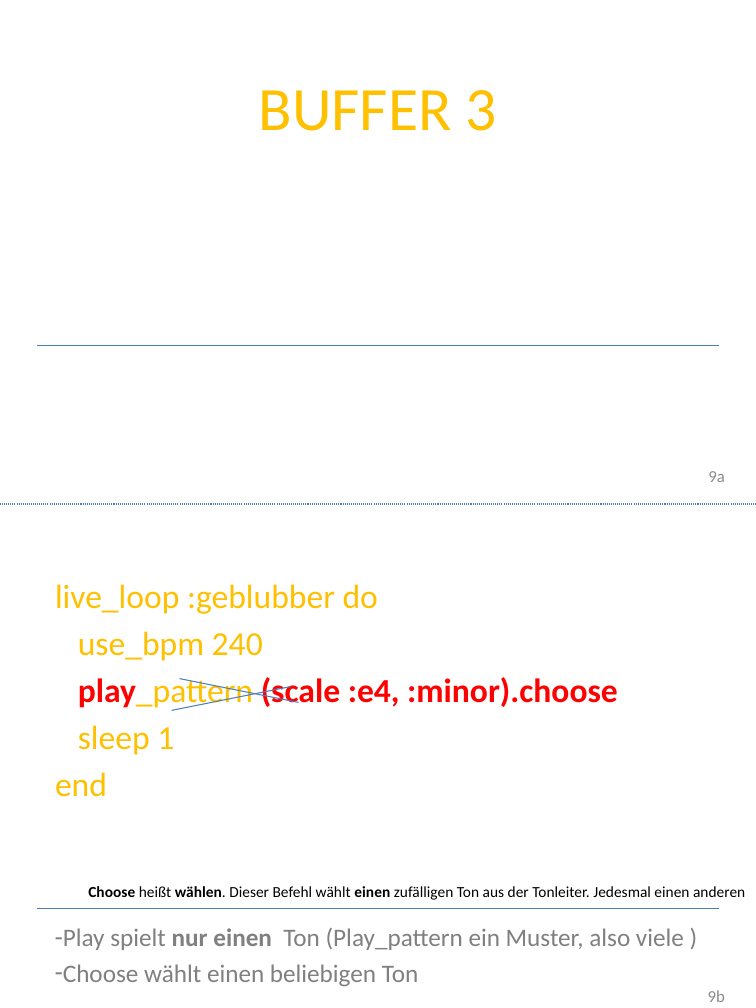
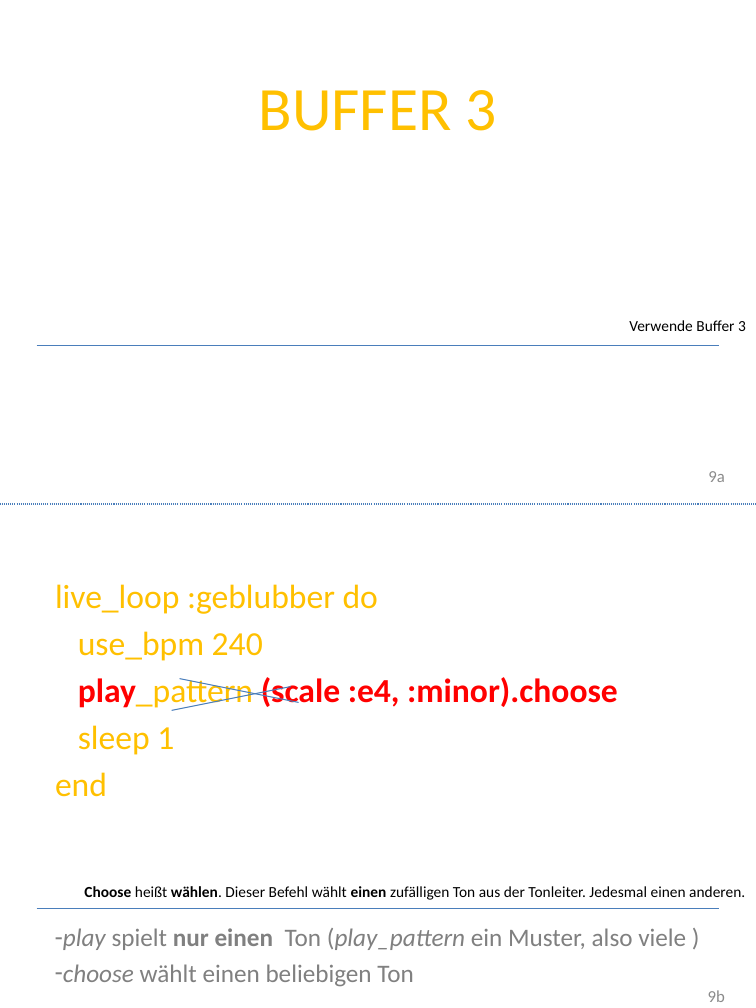
Before and after one commit to Devoxx4KidsDE/SonicPI, a slide deck: slide 9 of documentation/Sonic PI Workshop.pptx. Drawn at 756x1008 pixels with LibreOffice and Linux fonts; fonts in the diff are those of the drawing; background and template pictures are left out. Boxes give left, top, right and bottom in pixels: in the first picture for what was removed or moved away, otherwise in the second. Text is boxed around its words. In the diff, an @@ line names an element or a change of style, - is before the commit and + after.

```diff
--- a/documentation/Sonic PI Workshop.pptx
+++ b/documentation/Sonic PI Workshop.pptx
@@ text added at (x1=629, y1=320, x2=746, y2=331), 11 pt, text #000000 @@
+Verwende Buffer 3
@@ text at (x1=84, y1=886, x2=745, y2=900): text changed @@
-Choose heißt wählen. Dieser Befehl wählt einen zufälligen Ton aus der Tonleiter. Jedesmal einen anderen
+Choose heißt wählen. Dieser Befehl wählt einen zufälligen Ton aus der Tonleiter. Jedesmal einen anderen.
@@ text at (x1=63, y1=928, x2=686, y2=986): text changed @@
-– Play spielt nur einen Ton (Play_pattern ein Muster, also viele )
-– Choose wählt einen beliebigen Ton
+– play spielt nur einen Ton (play_pattern ein Muster, also viele )
+– choose wählt einen beliebigen Ton
```
Also in this commit, not shown: 11 other slides changed, 2 slides added, 1 slide removed, 4 other files.
